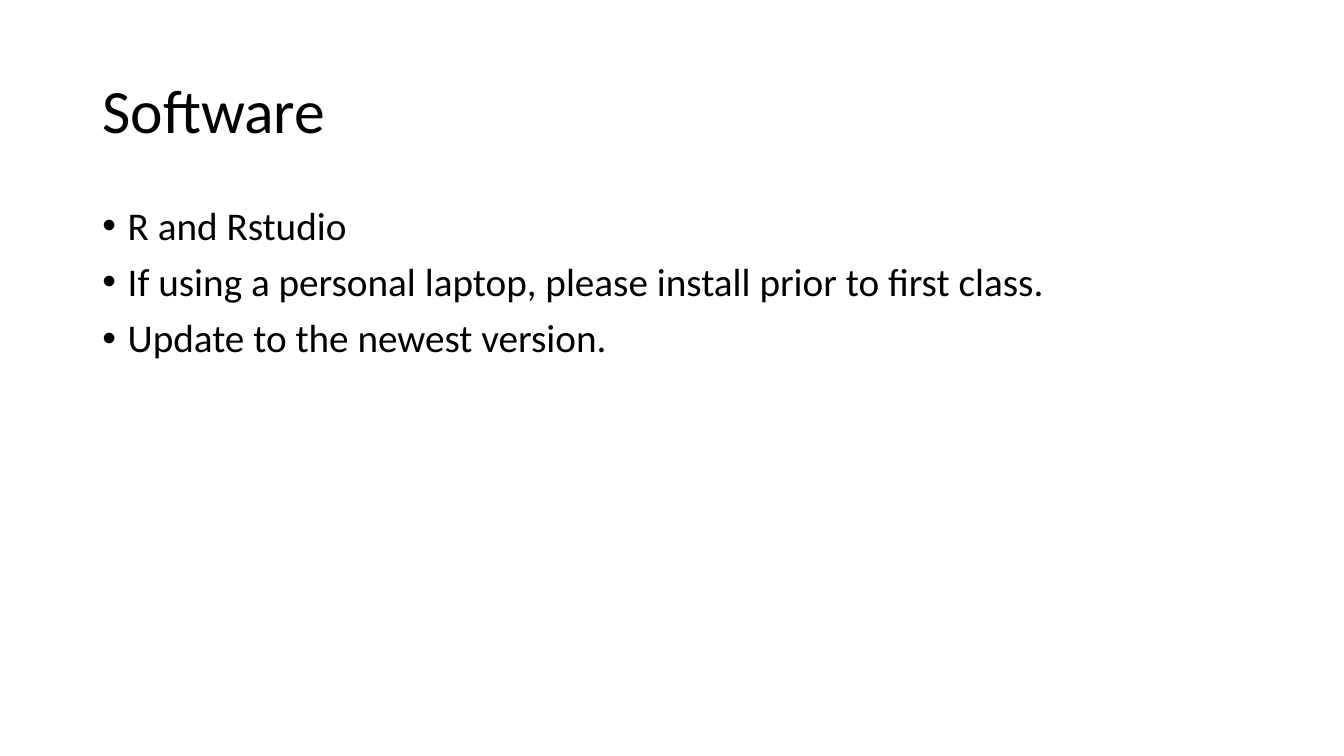
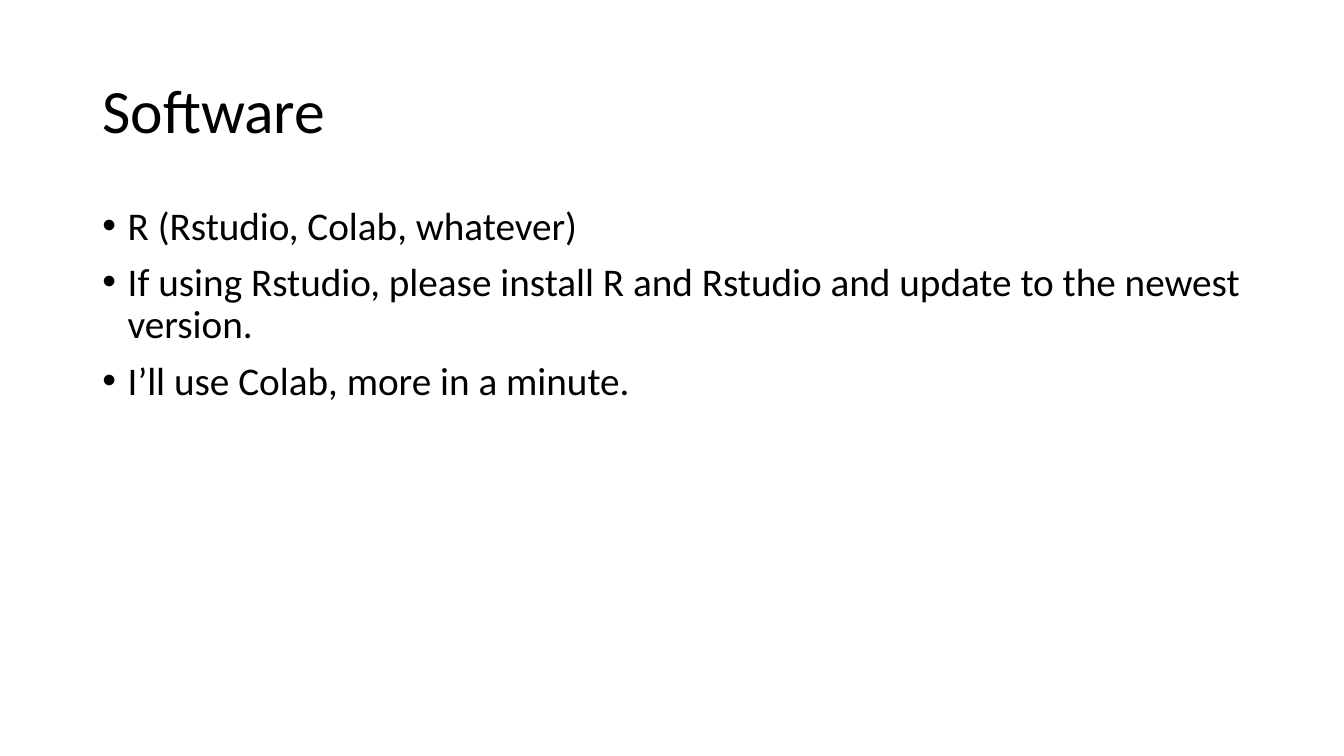
Before and after one commit to ochyzh/NetworkAnalysis, a slide deck: slide 8 of public/materials/Slides/Welcome.pptx. Drawn at 1344x756 pixels with LibreOffice and Linux fonts; fonts in the diff are those of the drawing. Boxes give left, top, right and bottom in pixels: in the first picture for what was removed or moved away, otherwise in the second. Text is boxed around its words. In the diff, an @@ line names an element or a change of style, - is before the commit and + after.

```diff
--- a/public/materials/Slides/Welcome.pptx
+++ b/public/materials/Slides/Welcome.pptx
@@ text at <box>128,211,1240,400</box>: text changed @@
-• R and Rstudio
-• If using a personal laptop, please install prior to first class.
-• Update to the newest version.
+• R (Rstudio, Colab, whatever)
+• If using Rstudio, please install R and Rstudio and update to the newest version.
+• I’ll use Colab, more in a minute.
```
Also in this commit, not shown: 1 other slide changed, 5 slides added, 2 other files.
